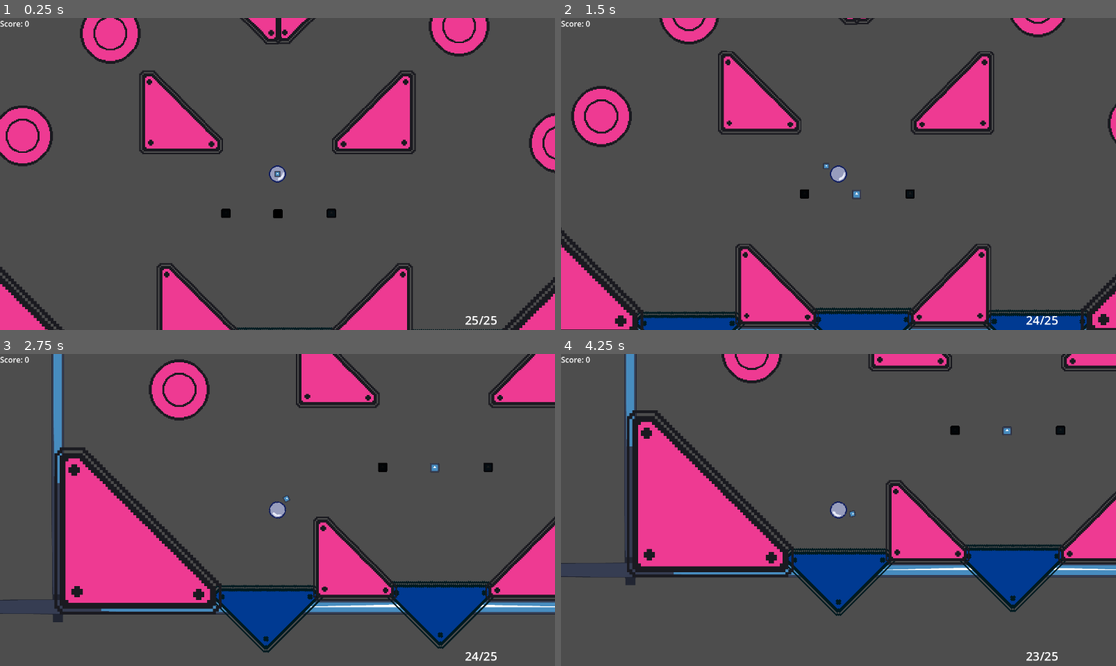
Above: before the commit, frames 1-4 (two rows, left to right).
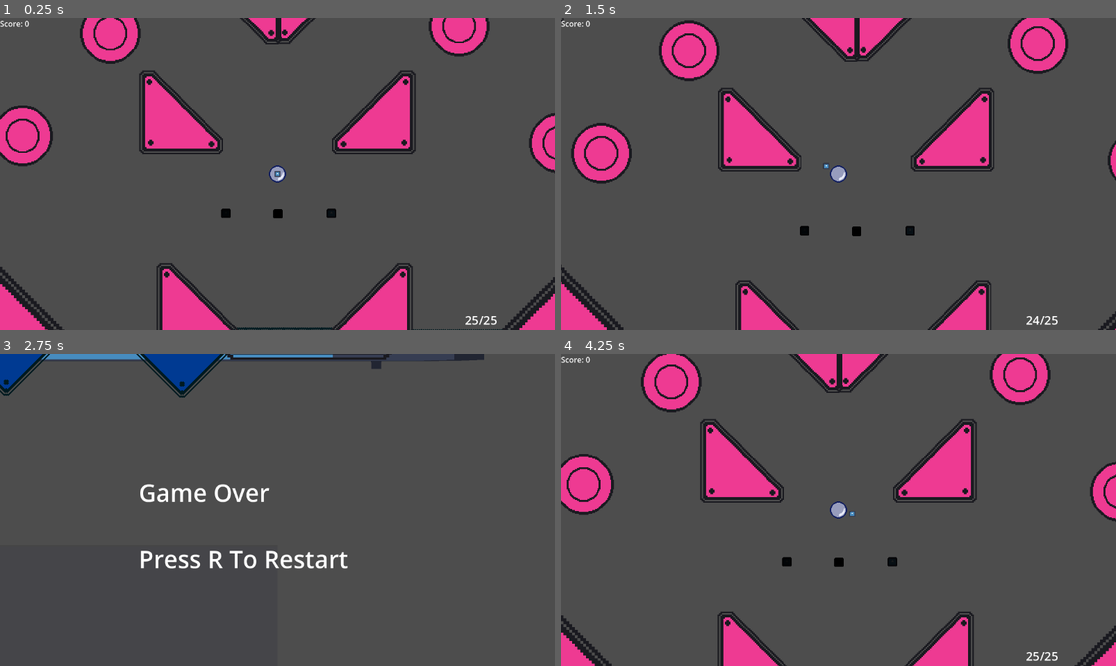
Above: after the commit, the same moments.

Repository: HjalteTagmose/Winball
Game: Godot game, scene res://scenes/main.tscn
Two runs of this game, one before a commit and one after it. Both use one fixed random seed, a clock stepped at 60 frames per second and the inputs below. Before the commit the project starts from res://scenes/TestScene.tscn. The engine's default icon, where the game draws it, is replaced by a stand-in: a white triangle on a blue panel in a dark square.
Inputs (mouse positions are in pixels of both pictures, inside the frame that each line leads up to):
- Up to frame 1 (0.25 s): no input
- Up to frame 2 (1.5 s): tap Enter (ui_accept) at 0.5, 0.77 s; move the mouse to (1071, 320) at 0.52 s; tap P (force_gameover, bound only after the commit) at 0.6 s; tap R (restart_game, bound only after the commit) at 1.25 s; move the mouse to (610, 27) at 1.27 s; tap Space (launch) at 1.35 s
- Up to frame 3 (2.75 s): tap Enter (ui_accept) at 1.52 s; tap P (force_gameover, bound only after the commit) at 1.55, 2.1 s; tap R (restart_game, bound only after the commit) at 2 s; move the mouse to (333, 441) at 2.02 s
- Up to frame 4 (4.25 s): tap R (restart_game, bound only after the commit) at 2.75, 3.5, 4.15 s; move the mouse to (810, 572) at 2.77 s; tap P (force_gameover, bound only after the commit) at 2.85, 3.8 s; tap Enter (ui_accept) at 3.02, 3.77 s; move the mouse to (1005, 556) at 3.52 s; tap Space (launch) at 3.6 s

The runs differ from the first frame. In frame 2, 25% of the frame differs, in the area x 0-100%, y 0-100%; in frame 3, 30%; in frame 4, 36%.
Error after the commit: Invalid access to property or key 'global_position' on a base object of type 'previously freed'. (res://scripts/Storm.gd:37)

Commit message:
Scene loading

Diff:
--- a/prefabs/Singeltons/game_canvas.tscn
+++ b/prefabs/Singeltons/game_canvas.tscn
@@ -4,10 +4,15 @@
 [ext_resource type="Script" uid="uid://pav6ewxq8tvh" path="res://scripts/ui/ammo_display.gd" id="2_ig5ml"]
 [ext_resource type="Script" uid="uid://d8ji1yq2j061" path="res://scripts/ui/score_display.gd" id="3_ig5ml"]
 
-[node name="GameCanvas" type="CanvasLayer"]
+[node name="GameCanvas" type="CanvasLayer" node_paths=PackedStringArray("gameplay_canvas", "game_over_canvas")]
 script = ExtResource("1_oe5df")
+gameplay_canvas = NodePath("GameplayGroup")
+game_over_canvas = NodePath("GameOverCanvas")
 
-[node name="AmmoDisplay" type="RichTextLabel" parent="."]
+[node name="GameplayGroup" type="CanvasGroup" parent="."]
+visible = false
+
+[node name="AmmoDisplay" type="RichTextLabel" parent="GameplayGroup"]
 offset_left = 965.0
 offset_top = 610.0
 offset_right = 1150.0
@@ -16,8 +21,21 @@
 text = "Test"
 script = ExtResource("2_ig5ml")
 
-[node name="ScoreDisplay" type="RichTextLabel" parent="."]
+[node name="ScoreDisplay" type="RichTextLabel" parent="GameplayGroup"]
 offset_right = 202.0
 offset_bottom = 40.0
 text = "Score"
 script = ExtResource("3_ig5ml")
+
+[node name="GameOverCanvas" type="CanvasGroup" parent="."]
+visible = false
+
+[node name="RichTextLabel" type="RichTextLabel" parent="GameOverCanvas"]
+offset_left = 288.0
+offset_top = 253.0
+offset_right = 773.0
+offset_bottom = 467.0
+theme_override_font_sizes/normal_font_size = 50
+text = "Game Over
+
+Press R To Restart"
--- a/prefabs/Singeltons/global_node.tscn
+++ b/prefabs/Singeltons/global_node.tscn
@@ -1,8 +1,10 @@
-[gd_scene load_steps=2 format=3 uid="uid://dyh3l0k8luydk"]
+[gd_scene load_steps=3 format=3 uid="uid://dyh3l0k8luydk"]
 
 [ext_resource type="Script" uid="uid://be4h7kuufm7dl" path="res://scripts/global.gd" id="1_a484y"]
+[ext_resource type="PackedScene" uid="uid://cuojghgo6alvw" path="res://scenes/TestScene.tscn" id="2_tlasj"]
 
 [node name="GlobalNode" type="Node"]
 script = ExtResource("1_a484y")
 maxAmmo = 25
+gameplay_scene = ExtResource("2_tlasj")
 metadata/_custom_type_script = "uid://be4h7kuufm7dl"
--- a/prefabs/player.tscn
+++ b/prefabs/player.tscn
@@ -18,10 +18,8 @@
 contact_monitor = true
 max_contacts_reported = 1
 script = ExtResource("1_onrkg")
-minLaunchPower = null
 maxLaunchPower = 100.0
 launchChargeDuration = 0.0
-killVelocityBeforeLaunch = null
 moveAwayFromPlayer = false
 
 [node name="PlayerSprite" type="Sprite2D" parent="."]
--- a/project.godot
+++ b/project.godot
@@ -11,7 +11,7 @@
 [application]
 
 config/name="Winball"
-run/main_scene="uid://cuojghgo6alvw"
+run/main_scene="uid://ca2wlgq7g67ht"
 config/features=PackedStringArray("4.4", "GL Compatibility")
 config/icon="res://icon.svg"
 
@@ -48,6 +48,16 @@
 "events": [Object(InputEventKey,"resource_local_to_scene":false,"resource_name":"","device":-1,"window_id":0,"alt_press …(192 unchanged characters)…
 ]
 }
+restart_game={
+"deadzone": 0.2,
+"events": [Object(InputEventKey,"resource_local_to_scene":false,"resource_name":"","device":-1,"window_id":0,"alt_pressed":false,"shift_pressed":false,"ctrl_pressed":false,"meta_pressed":false,"pressed":false,"keycode":0,"physical_keycode":82,"key_label":0,"unicode":114,"location":0,"echo":false,"script":null)
+]
+}
+force_gameover={
+"deadzone": 0.2,
+"events": [Object(InputEventKey,"resource_local_to_scene":false,"resource_name":"","device":-1,"window_id":0,"alt_pressed":false,"shift_pressed":false,"ctrl_pressed":false,"meta_pressed":false,"pressed":false,"keycode":0,"physical_keycode":80,"key_label":0,"unicode":112,"location":0,"echo":false,"script":null)
+]
+}
 
 [layer_names]
 
--- a/scenes/main.tscn
+++ b/scenes/main.tscn
@@ -1,3 +1,3 @@
 [gd_scene format=3 uid="uid://ca2wlgq7g67ht"]
 
-[node name="Node2D" type="Node2D"]
+[node name="MainGame" type="Node"]
--- a/scripts/Storm.gd
+++ b/scripts/Storm.gd
@@ -25,7 +25,7 @@
 		currentTIme += delta
 
 		if currentTIme >= TimeToKill:
-			# print("player DEAAAAD");
+			Global.trigger_game_over()
 			pass
 
 	else:
--- a/scripts/global.gd
+++ b/scripts/global.gd
@@ -2,11 +2,41 @@
 class_name _GlobalNode
 
 var score : int = 0
-
 @export var maxAmmo : int = 10
 var currentAmmo : int = 10
+@export var gameplay_scene: PackedScene
+
+enum GameStateEnum {Setup, Gameplay, GameOver }
+
+var scene : Node
+var gameState: GameStateEnum = GameStateEnum.Setup
+
+#signal for gameover
+signal game_over
+signal game_started
+
+# Called every frame. 'delta' is the elapsed time since the previous frame.
+func _process(delta: float) -> void:
+
+	if(Input.is_action_just_pressed("force_gameover")):
+		trigger_game_over()
+
+	if(gameState == GameStateEnum.GameOver && Input.is_action_just_pressed("restart_game")):
+		start_game()
 
 # Called when the node enters the scene tree for the first time.
 func _ready() -> void:
+	start_game()
+
+func start_game() -> void:
+	if(scene != null):
+		scene.queue_free()
+	gameState = GameStateEnum.Gameplay
+	scene = gameplay_scene.instantiate()
+	add_child(scene)
 	currentAmmo = maxAmmo
-	pass # Replace with function body.
+	game_started.emit()
+
+func trigger_game_over() -> void:
+	game_over.emit()
+	gameState = GameStateEnum.GameOver
--- a/scripts/player/player.gd
+++ b/scripts/player/player.gd
@@ -14,6 +14,12 @@
 var _launchClickTime : float
 
 var _isCharging : bool
+
+func _ready() -> void:
+	Global.game_over.connect(onGameOver)
+
+func onGameOver() -> void:
+	queue_free()
 
 func handleLaunch() -> void:
 
--- a/scripts/ui/game_canvas.gd
+++ b/scripts/ui/game_canvas.gd
@@ -1,9 +1,23 @@
 extends CanvasLayer
 
+@export var gameplay_canvas: CanvasGroup
+@export var game_over_canvas: CanvasGroup
 
 # Called when the node enters the scene tree for the first time.
 func _ready() -> void:
+	gameplay_canvas.visible = true
+	Global.game_over.connect(_on_gameover)
+	Global.game_started.connect(_on_game_start)
 	pass # Replace with function body.
+
+
+func _on_gameover() -> void:
+	gameplay_canvas.visible = false
+	game_over_canvas.visible = true
+
+func _on_game_start() -> void:
+	gameplay_canvas.visible = true
+	game_over_canvas.visible = false
 
 
 # Called every frame. 'delta' is the elapsed time since the previous frame.
